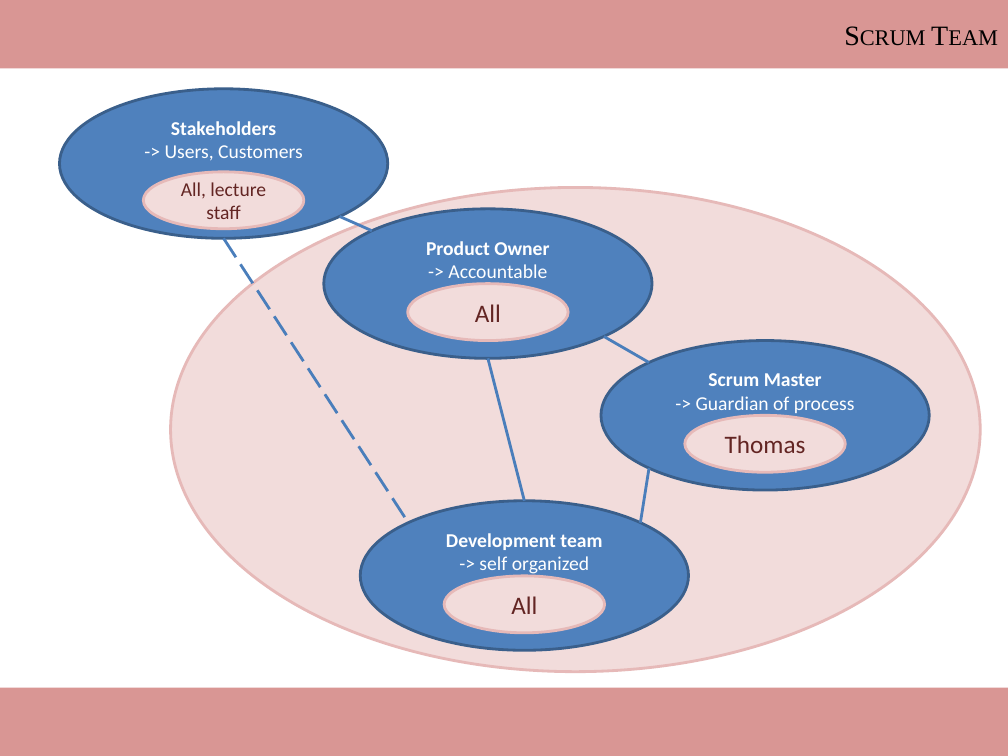
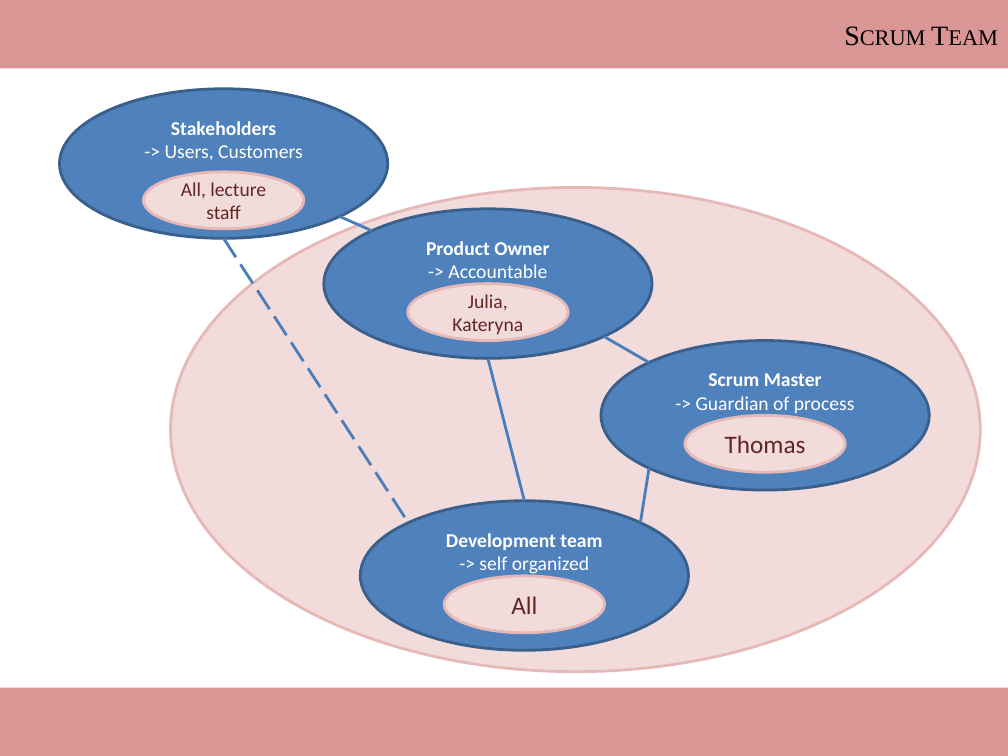
Before and after one commit to ThomasRoehl/ShopAdmin, a slide deck: slide 10 of ShopAdmin_slidecollection.pptx. Drawn at 1008x756 pixels with LibreOffice and Linux fonts; fonts in the diff are those of the drawing. Boxes give left, top, right and bottom in pixels: in the first picture for what was removed or moved away, otherwise in the second. Text is boxed around its words. In the diff, an @@ line names an element or a change of style, - is before the commit and + after.

Commit message:
Updated PPT

```diff
--- a/ShopAdmin_slidecollection.pptx
+++ b/ShopAdmin_slidecollection.pptx
@@ text in ellipse at (x1=452, y1=294, x2=523, y2=334): text changed; size 18 to 14 pt @@
-All
+Julia, Kateryna
```
Also in this commit, not shown: 2 other slides changed.
